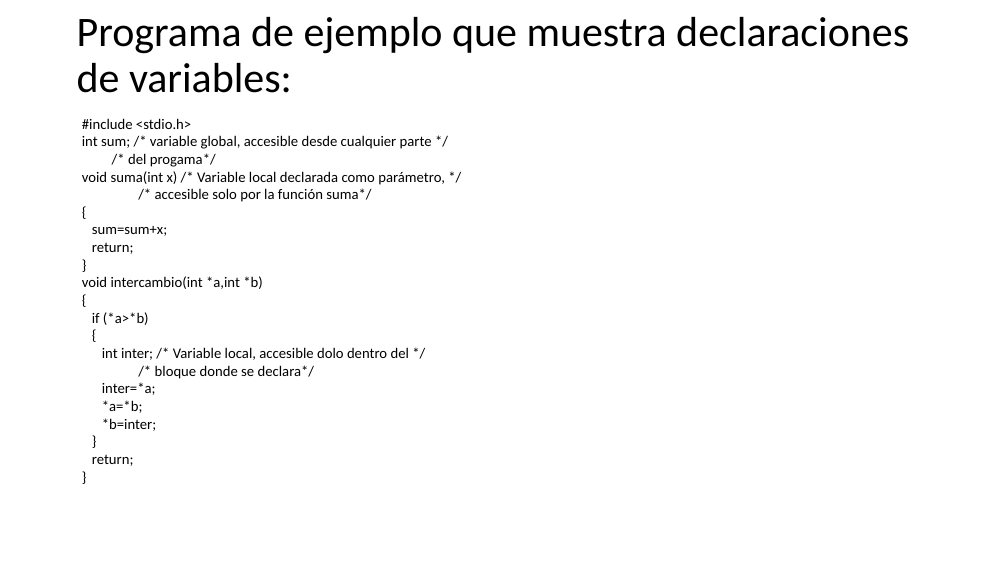
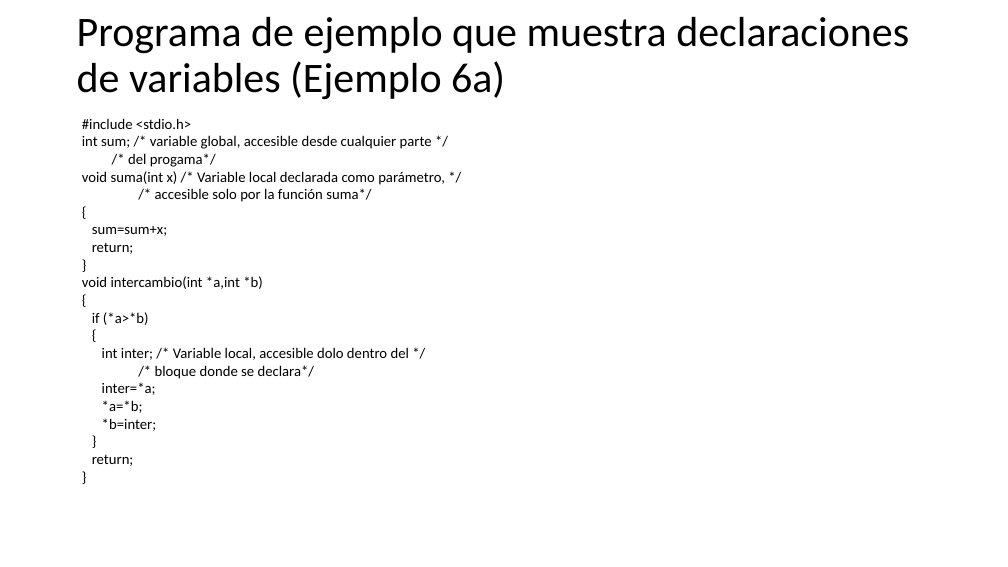
Before and after one commit to programacionestructurada/2021-2, a slide deck: slide 26 of U1_Introduccion_a_la_programacion/Unidad_01_Introduccion_a_la_programacion_2.pptx. Drawn at 1008x567 pixels with LibreOffice and Linux fonts; fonts in the diff are those of the drawing. Boxes give left, top, right and bottom in pixels: in the first picture for what was removed or moved away, otherwise in the second. Text is boxed around its words. In the diff, an @@ line names an element or a change of style, - is before the commit and + after.

```diff
--- a/U1_Introduccion_a_la_programacion/Unidad_01_Introduccion_a_la_programacion_2.pptx
+++ b/U1_Introduccion_a_la_programacion/Unidad_01_Introduccion_a_la_programacion_2.pptx
@@ text at bbox=[77, 17, 909, 100]: text changed @@
-Programa de ejemplo que muestra declaraciones de variables:
+Programa de ejemplo que muestra declaraciones de variables (Ejemplo 6a)
```
Also in this commit, not shown: 5 other slides changed, 1 slide added, 2 slides removed, 28 other files.
